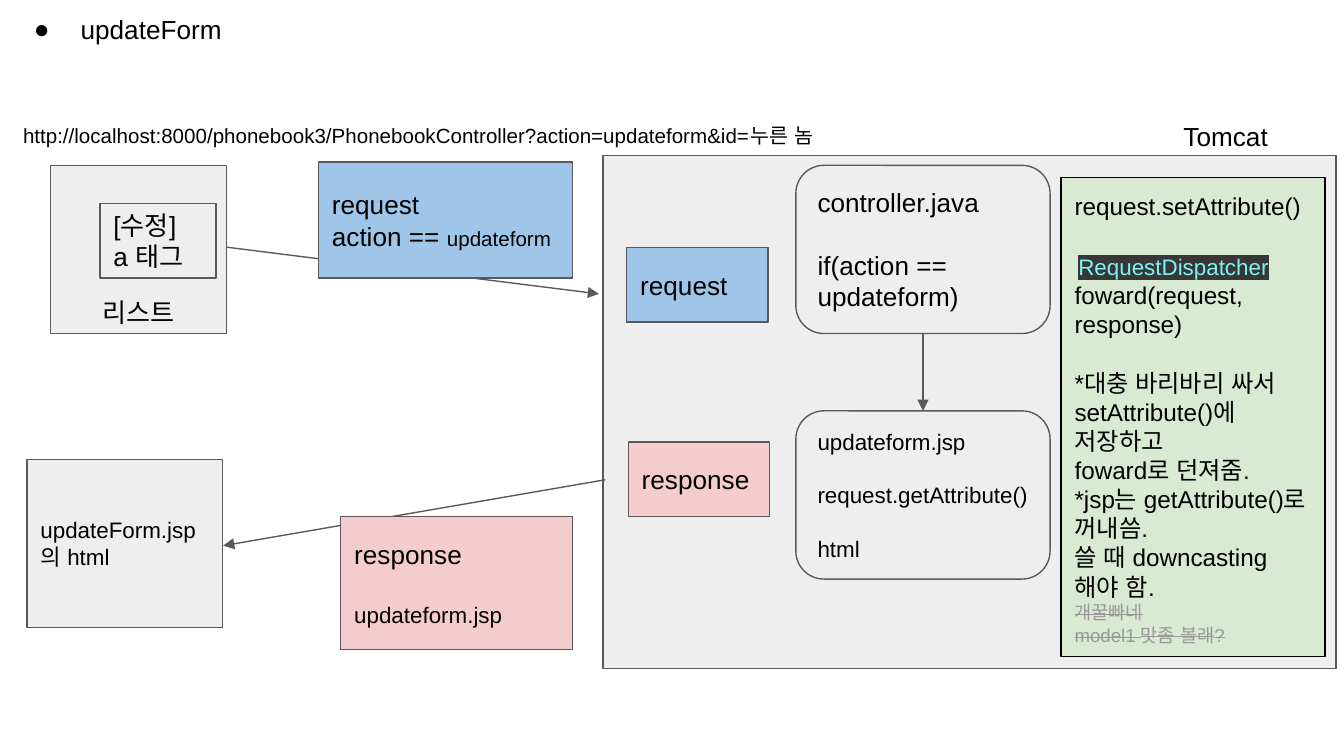
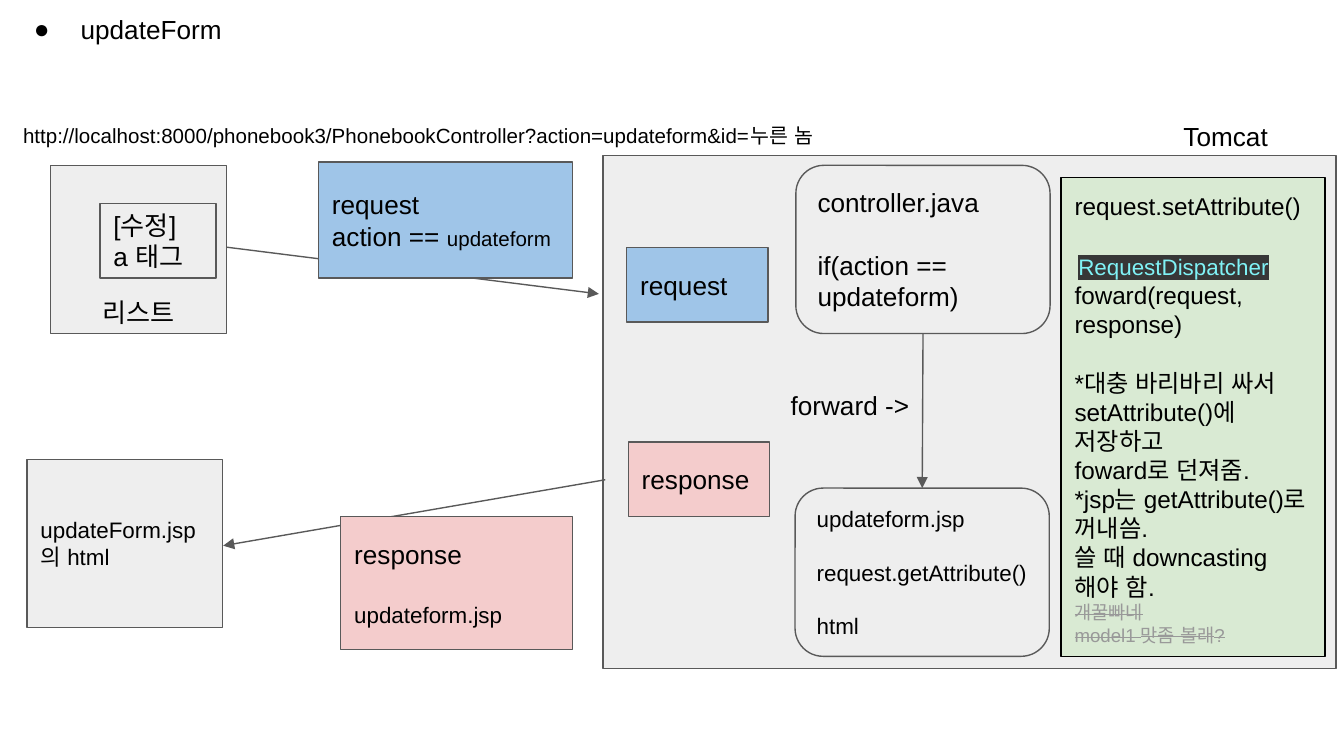
Before and after one commit to Kwonharu/phonebook3, a slide deck: slide 2 of phonebook3_servlet.pptx. Drawn at 1344x756 pixels with LibreOffice and Linux fonts; fonts in the diff are those of the drawing. Boxes give left, top, right and bottom in pixels: in the first picture for what was removed or moved away, otherwise in the second. Text is boxed around its words. In the diff, an @@ line names an element or a change of style, - is before the commit and + after.

Commit message:
asdf

```diff
--- a/phonebook3_servlet.pptx
+++ b/phonebook3_servlet.pptx
@@ arrow moved from (923, 333) - (923, 411) to (923, 333) - (922, 488) @@
@@ text added at [791,396,878,416], 14 pt, text #000000 @@
+forward ->
@@ rounded rectangle "updateform.jsp": place and size @@
-rounded rectangle "updateform.jsp" at [796,411,1050,579]
+rounded rectangle "updateform.jsp" at [796,488,1050,656]
```
